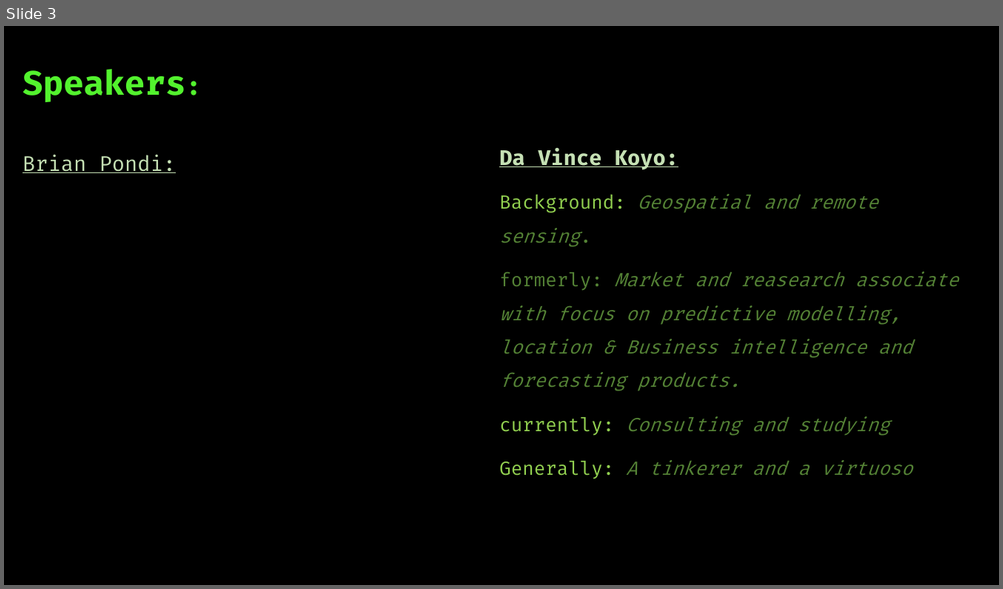
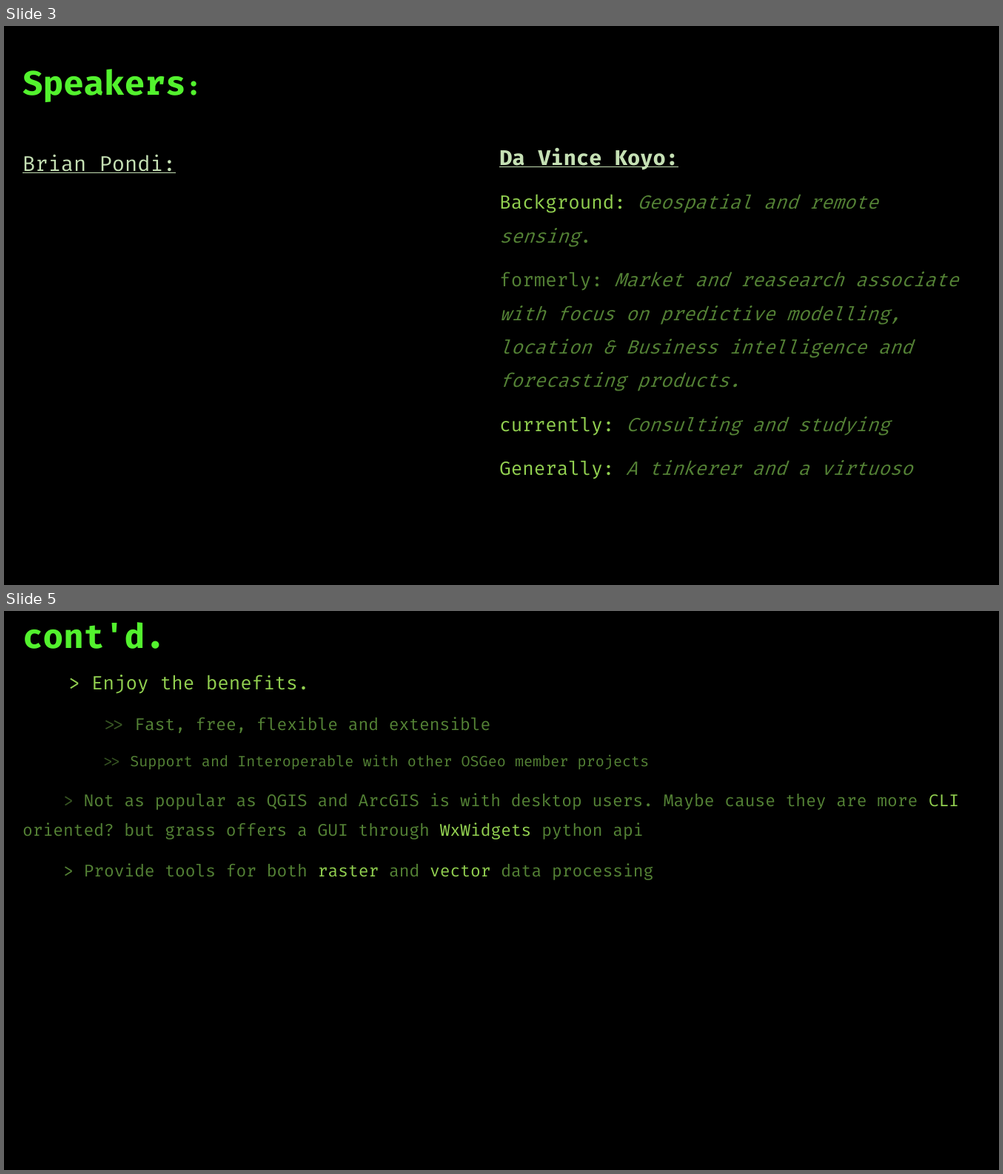
Before and after one commit to koyo-nic/gdal-grass-2021, a slide deck: Presentation.pptx. Shown one above the other, each under a label of ours: slide 3 before the commit, slides 3 and 5 after it; the slides between them are not shown. The pictures are 1003x589 and 1003x1174 pixels, drawn with LibreOffice and Linux fonts; fonts in the diff are those of the drawing; background and template pictures are left out. Boxes give left, top, right and bottom in pixels: in the first picture for what was removed or moved away, otherwise in the second. Text is boxed around its words. In the diff, an @@ line names an element or a change of style, - is before the commit and + after.

```diff
--- a/Presentation.pptx
+++ b/Presentation.pptx
@@ slide 5 added at (4,611,999,1170), background picture (left out) @@
@@ title added at (22,622,165,649), 32 pt, text #53F22E, bold @@
+cont'd.
@@ text added at (22,675,959,880), 16 pt, text #548235 @@
+> Enjoy the benefits.
+>> Fast, free, flexible and extensible
+>> Support and Interoperable with other OSGeo member projects
+> Not as popular as QGIS and ArcGIS is with desktop users. Maybe cause they are more CLI oriented? but grass offers a GUI through WxWidgets python api
+> Provide tools for both raster and vector data processing
```
Also in this commit, not shown: 3 slides changed, 1 other slide added.
